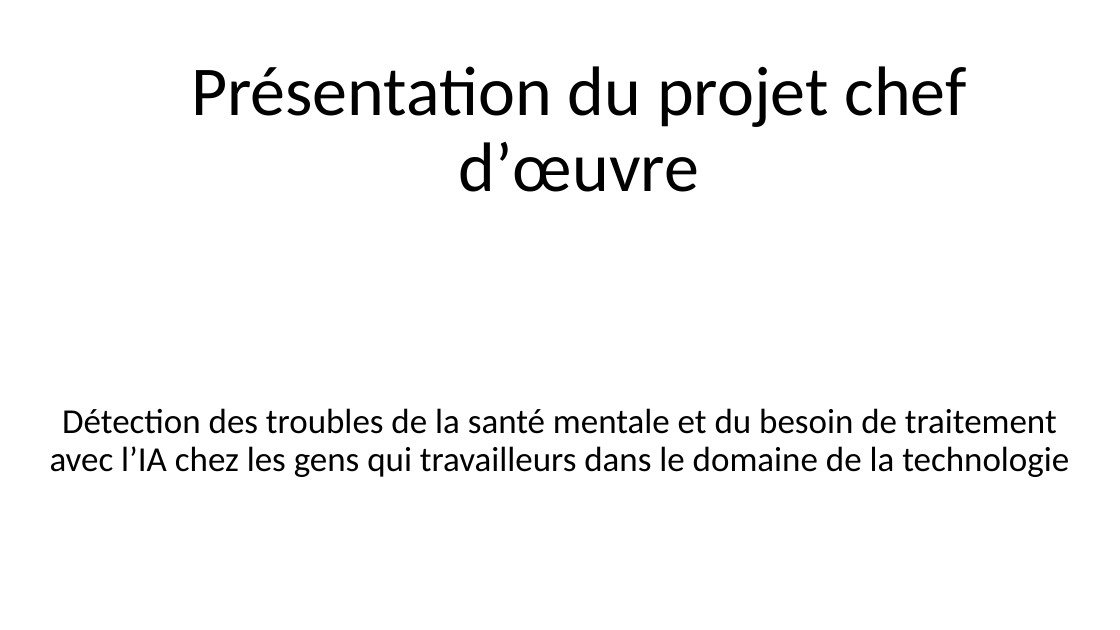
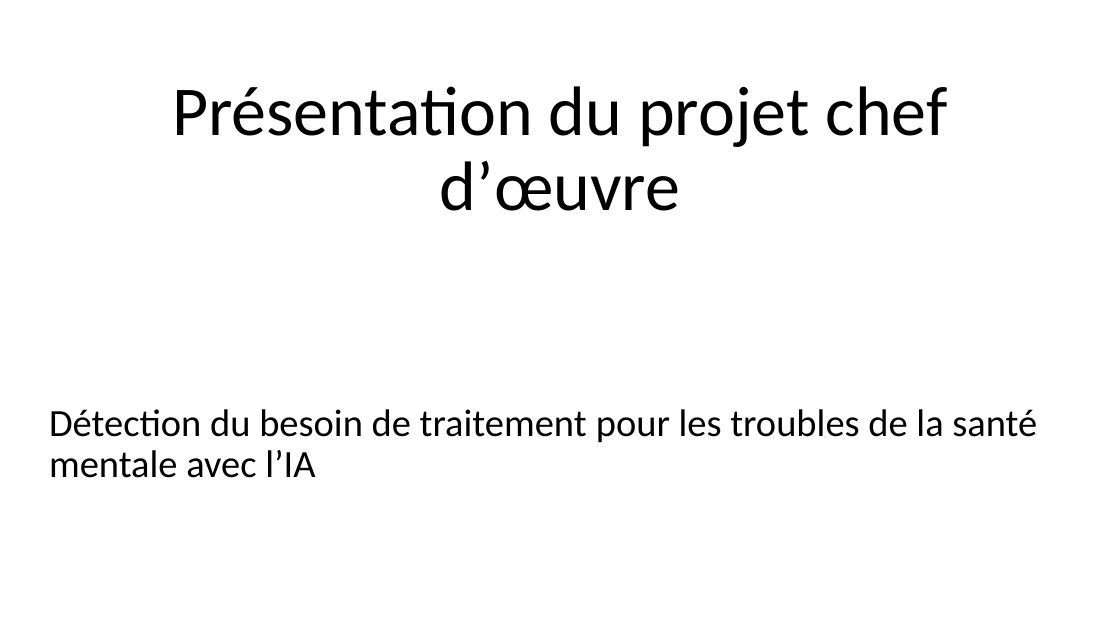
Before and after one commit to gdaume24/Projet-chef-d-oeuvre, a slide deck: slide 1 of E1/diapo.PPTX. Drawn at 1120x630 pixels with LibreOffice and Linux fonts; fonts in the diff are those of the drawing. Boxes give left, top, right and bottom in pixels: in the first picture for what was removed or moved away, otherwise in the second. Text is boxed around its words. In the diff, an @@ line names an element or a change of style, - is before the commit and + after.

```diff
--- a/E1/diapo.PPTX
+++ b/E1/diapo.PPTX
@@ title "Présentation du projet chef d’œuvre": place and size @@
-title "Présentation du projet chef d’œuvre" at box(191, 66, 967, 192)
+title "Présentation du projet chef d’œuvre" at box(172, 86, 948, 211)
@@ subtitle at box(49, 409, 1037, 478): text changed; size 30 to 33 pt @@
-Détection des troubles de la santé mentale et du besoin de traitement avec l’IA chez les gens qui travailleurs dans le domaine de la technologie
+Détection du besoin de traitement pour les troubles de la santé mentale avec l’IA
```
Also in this commit, not shown: 32 slides added, 1 slide removed, 12 other files.
